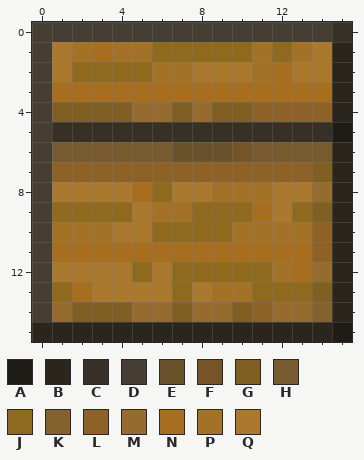
A pixel-art sprite gets an edit: textures/blocks/chest_side.png. That is the earlier state.
The file is 16x16 pixels. Colours within 5 levels of each other are drawn and written as one.
Palette (. is transparent): A #1f1c17  B #2a251d  C #363026  D #463e32  E #695229  F #755429  G #7f5f22  H #775a30  J #8f691d  K #84622f  L #8e6126  M #956c2e  N #a76e1f  P #a47227  Q #ab792d
The result:
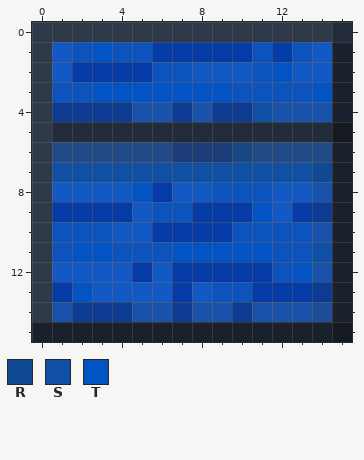
Colours new in this view: R #124995  S #1050a4  T #0253c3
Difference:
Colour A changes from #1f1c17 to #151920.
Colour B changes from #2a251d to #1a212c.
Colour C changes from #363026 to #222b39.
Colour D changes from #463e32 to #2e394a.
Colour E changes from #695229 to #1b3c76.
Colour F changes from #755429 to #194885.
Colour G changes from #7f5f22 to #0e3b92.
Colour H changes from #775a30 to #214a86.
Colour J changes from #8f691d to #053ba7.
Colour K changes from #84622f to #1d4d96.
Colour M changes from #956c2e to #1852aa.
Colour P changes from #a47227 to #0c53be.
Colour Q changes from #ab792d to #1259c5.
Colour L becomes colour M in row 4 at x 12 to 14; in row 10 at x 14; in row 14 at x 11.
Colour N becomes colour P in row 3 at x 1 to 2 and 10 to 13; in row 11 at x 1, 4 to 6 and 12 to 13.
Colour G becomes colour R in row 7 at x 14.
Colour L becomes colour S in row 4 at x 11; in row 7 at x 1 to 13; in row 11 at x 14.
Colour N becomes colour T in row 1 at x 3; in row 2 at x 12; in row 3 at x 3 to 9 and 14; in row 8 at x 5; in row 9 at x 11; in row 11 at x 2 to 3 and 7 to 11.
Colour N becomes colour T in row 12 at x 13; in row 13 at x 2.
Changed places in both pictures, as pixel boxes (x1, y1, x2, y2):
changed: (32, 22, 352, 342)
